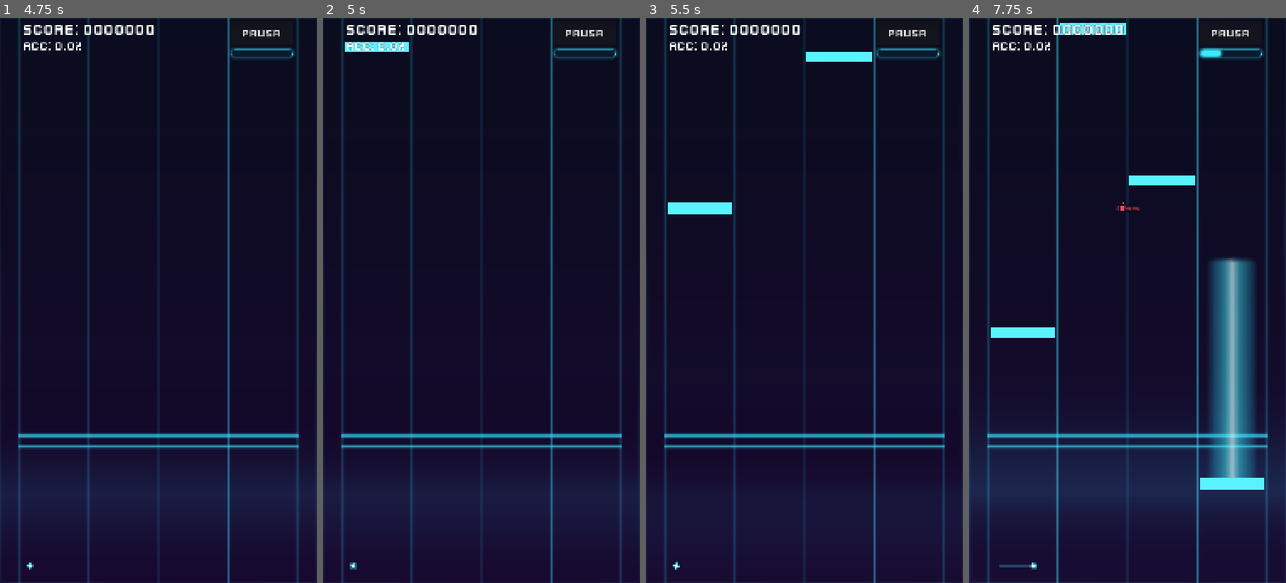
Above: before the commit, frames 1-4 (left to right).
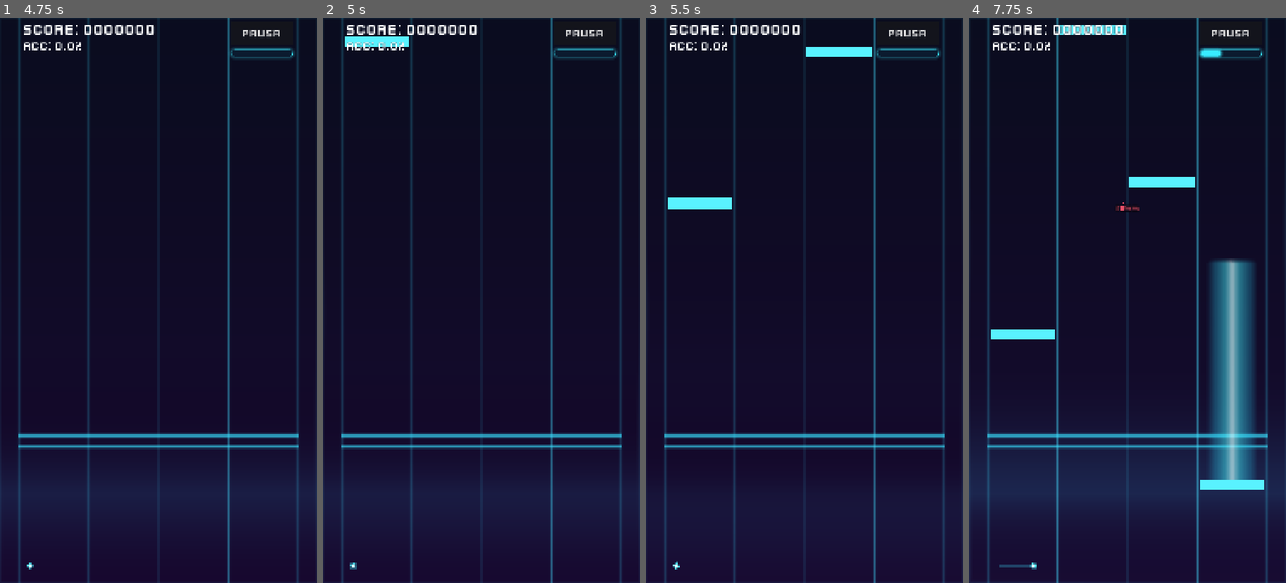
Above: after the commit, the same moments.

Repository: Carrillo524/FeelYourBeats
Game: Godot game, scene res://ui/game_session.tscn
Same seed, same stepped clock (60 frames per second), same inputs: the game is played once before the commit and once after it. This scene is started directly instead of the project's main scene.
Inputs (mouse positions are in pixels of both pictures, inside the frame that each line leads up to):
- Up to frame 1 (4.75 s): click "PAUSA" at 0.5 s; click "REANUDAR" at 1.25 s; tap Enter at 2 s; move the mouse to (228, 272) at 2.02 s; hold D 2.03-2.75 s; tap F at 2.1 s; click (228, 272) at 2.17 s; drag from (95, 328) to (142, 413) at 2.77 s; move the mouse to (190, 176) at 3.52 s; hold D 3.53-4.25 s; tap K at 3.6 s; drag from (142, 413) to (63, 215) at 4.27 s
- Up to frame 2 (5 s): no input
- Up to frame 3 (5.5 s): move the mouse to (899, 385) at 5.02 s; tap J at 5.1 s
- Up to frame 4 (7.75 s): drag from (1032, 215) to (1079, 159) at 5.77 s; move the mouse to (1143, 300) at 6.52 s; tap F at 6.6 s; click (1143, 300) at 6.67 s; drag from (1079, 159) to (1064, 328) at 7.27 s

Frame 1 is identical in both runs. In frame 2, 0.3% of the frame differs, in the area x 6-28%, y 3-6%; in frame 3, 0.7%, in the area x 6-72%, y 5-35%; in frame 4, 0.4%.

Commit message:
fix(audio,gameplay): wire global click SFX to all UI buttons and smooth 120Hz song clock interpolation

Diff:
--- a/core/audio/dsp_clock.gd
+++ b/core/audio/dsp_clock.gd
@@ -9,10 +9,10 @@
 
 const USEC_TO_SEC: float = 0.000001
 const SECONDS_PER_MINUTE: float = 60.0
-const VISUAL_PHASE_LOCK_TOLERANCE_SEC: float = 0.006
-const VISUAL_SOFT_CORRECTION_RATE: float = 8.0
-const VISUAL_HARD_CORRECTION_RATE: float = 20.0
-const VISUAL_SNAP_THRESHOLD_SEC: float = 0.045
+const VISUAL_PHASE_LOCK_TOLERANCE_SEC: float = 0.012
+const VISUAL_SOFT_CORRECTION_RATE: float = 4.5
+const VISUAL_HARD_CORRECTION_RATE: float = 9.0
+const VISUAL_SNAP_THRESHOLD_SEC: float = 0.080
 const MAX_VISUAL_FRAME_DELTA_SEC: float = 0.05
 
 @export var audio_player: AudioStreamPlayer = null
@@ -237,7 +237,8 @@
 		_visual_time_initialized = true
 		return
 
-	var predicted_sec: float = _visual_time_sec + dt
+	var prev_visual_sec: float = _visual_time_sec
+	var predicted_sec: float = prev_visual_sec + dt
 	var phase_error_sec: float = p_target_dsp_time_sec - predicted_sec
 	var abs_error_sec: float = absf(phase_error_sec)
 
@@ -245,10 +246,10 @@
 		_visual_time_sec = p_target_dsp_time_sec
 	elif abs_error_sec <= VISUAL_PHASE_LOCK_TOLERANCE_SEC:
 		var soft_alpha: float = clampf(VISUAL_SOFT_CORRECTION_RATE * dt, 0.0, 1.0)
-		_visual_time_sec = lerpf(predicted_sec, p_target_dsp_time_sec, soft_alpha)
+		_visual_time_sec = maxf(prev_visual_sec, lerpf(predicted_sec, p_target_dsp_time_sec, soft_alpha))
 	else:
 		var pull_alpha: float = clampf(VISUAL_HARD_CORRECTION_RATE * dt, 0.0, 1.0)
-		_visual_time_sec = lerpf(predicted_sec, p_target_dsp_time_sec, pull_alpha)
+		_visual_time_sec = maxf(prev_visual_sec, lerpf(predicted_sec, p_target_dsp_time_sec, pull_alpha))
 
 
 func _ensure_audio_player() -> void:
--- a/gameplay/game_session.gd
+++ b/gameplay/game_session.gd
@@ -7,6 +7,11 @@
 const DEMO_DURATION_SEC: float = 15.0
 const DEMO_SAMPLE_RATE: int = 8000
 const BACK_DEBOUNCE_MSEC: int = 300
+const SMOOTH_CLOCK_DRIFT_CORRECTION_RATE: float = 4.5
+const SMOOTH_CLOCK_HARD_CORRECTION_RATE: float = 9.0
+const SMOOTH_CLOCK_PHASE_TOLERANCE_SEC: float = 0.012
+const SMOOTH_CLOCK_SNAP_THRESHOLD_SEC: float = 0.080
+const SMOOTH_CLOCK_MAX_DELTA_SEC: float = 0.05
 
 static var pending_session_config: Dictionary = {}
 
@@ -41,6 +46,8 @@
 var _last_back_msec: int = -BACK_DEBOUNCE_MSEC
 var _is_app_backgrounded: bool = false
 var _master_was_muted_before_bg: bool = false
+var smooth_song_time: float = 0.0
+var _smooth_song_time_initialized: bool = false
 
 
 static func set_pending_session(p_config: Dictionary) -> void:
@@ -82,6 +89,65 @@
 	if _is_app_backgrounded:
 		AudioServer.set_bus_mute(0, _master_was_muted_before_bg)
 		_is_app_backgrounded = false
+
+
+func _process(p_delta: float) -> void:
+	if dsp_clock == null or not dsp_clock.is_playing():
+		return
+	var target_audio_time: float = _sample_real_audio_clock_sec()
+	step_smooth_song_time_for_test(p_delta, target_audio_time)
+	if lane_field != null:
+		lane_field.set_smooth_visual_time(smooth_song_time)
+
+
+func get_smooth_song_time() -> float:
+	return smooth_song_time
+
+
+func reset_smooth_song_time(p_time_sec: float = 0.0) -> void:
+	smooth_song_time = p_time_sec
+	_smooth_song_time_initialized = true
+	if lane_field != null:
+		lane_field.set_smooth_visual_time(smooth_song_time)
+
+
+func step_smooth_song_time_for_test(p_delta: float, p_target_audio_time_sec: float) -> float:
+	var dt: float = clampf(p_delta, 0.0, SMOOTH_CLOCK_MAX_DELTA_SEC)
+	if not _smooth_song_time_initialized:
+		smooth_song_time = p_target_audio_time_sec
+		_smooth_song_time_initialized = true
+		return smooth_song_time
+
+	var prev_time: float = smooth_song_time
+	var predicted_time: float = prev_time + dt
+	var drift_sec: float = p_target_audio_time_sec - predicted_time
+	var abs_drift_sec: float = absf(drift_sec)
+
+	if abs_drift_sec >= SMOOTH_CLOCK_SNAP_THRESHOLD_SEC:
+		smooth_song_time = p_target_audio_time_sec
+	elif abs_drift_sec <= SMOOTH_CLOCK_PHASE_TOLERANCE_SEC:
+		var soft_alpha: float = clampf(SMOOTH_CLOCK_DRIFT_CORRECTION_RATE * dt, 0.0, 1.0)
+		smooth_song_time = maxf(prev_time, lerpf(predicted_time, p_target_audio_time_sec, soft_alpha))
+	else:
+		var pull_alpha: float = clampf(SMOOTH_CLOCK_HARD_CORRECTION_RATE * dt, 0.0, 1.0)
+		smooth_song_time = maxf(prev_time, lerpf(predicted_time, p_target_audio_time_sec, pull_alpha))
+	return smooth_song_time
+
+
+func _sample_real_audio_clock_sec() -> float:
+	if dsp_clock == null:
+		return smooth_song_time
+	if dsp_clock.audio_player != null and dsp_clock.audio_player.stream != null and dsp_clock.audio_player.playing and not dsp_clock.audio_player.stream_paused:
+		var chart_offset: float = _active_chart.offset_sec if _active_chart != null else 0.0
+		var raw_audio_time: float = (
+			dsp_clock.audio_player.get_playback_position()
+			+ maxf(0.0, AudioServer.get_time_since_last_mix())
+			- AudioServer.get_output_latency()
+			- chart_offset
+			- dsp_clock.user_offset_sec
+		)
+		return maxf(dsp_clock.get_current_dsp_time(), raw_audio_time)
+	return dsp_clock.get_current_dsp_time()
 
 
 func _notification(p_what: int) -> void:
@@ -306,6 +372,7 @@
 
 	if dsp_clock != null:
 		dsp_clock.start()
+		reset_smooth_song_time(dsp_clock.get_current_dsp_time())
 
 	return true
 
--- a/gameplay/lane_field.gd
+++ b/gameplay/lane_field.gd
@@ -104,6 +104,8 @@
 var _lane_width: float = DEFAULT_PLAY_WIDTH / float(DEFAULT_LANE_COUNT)
 var _current_dsp_time_sec: float = 0.0
 var _visual_time_sec: float = 0.0
+var _use_external_smooth_time: bool = false
+var _external_smooth_time_sec: float = 0.0
 var _next_spawn_index: int = 0
 var _free_pool: Array[NoteView] = []
 var _active_views: Array[NoteView] = []
@@ -207,7 +209,7 @@
 	var needs_redraw: bool = false
 
 	if _chart != null and dsp_clock != null and dsp_clock.is_playing():
-		_visual_time_sec = dsp_clock.get_visual_time_sec()
+		_visual_time_sec = _external_smooth_time_sec if _use_external_smooth_time else dsp_clock.get_visual_time_sec()
 		_ensure_pool()
 		_spawn_visible_notes(_visual_time_sec)
 		_update_and_cull_active_views(_visual_time_sec)
@@ -577,9 +579,21 @@
 	_reset_lane_visual_states()
 	_chart = p_chart
 	_next_spawn_index = 0
+	_use_external_smooth_time = false
 	_visual_time_sec = dsp_clock.get_visual_time_sec() if dsp_clock != null else 0.0
+	_external_smooth_time_sec = _visual_time_sec
 	queue_redraw()
 	return true
+
+
+func set_smooth_visual_time(p_smooth_time_sec: float) -> void:
+	_use_external_smooth_time = true
+	_external_smooth_time_sec = p_smooth_time_sec
+	_visual_time_sec = p_smooth_time_sec
+
+
+func get_visual_time_sec() -> float:
+	return _visual_time_sec
 
 
 func apply_safe_layout(p_play_rect: Rect2, p_hud_safe_rect: Rect2) -> void:
--- a/project.godot
+++ b/project.godot
@@ -12,11 +12,16 @@
 
 config/name="FeelYourBeats (FyB)"
 config/version="1.0.4"
+run/main_scene="res://ui/main_menu.tscn"
+run/max_fps=0
 config/auto_accept_quit=false
 config/quit_on_go_back=false
-run/main_scene="res://ui/main_menu.tscn"
 config/features=PackedStringArray("4.7", "Mobile")
 config/icon="uid://b06gsyb3dk40g"
+
+[autoload]
+
+GlobalUiSfx="*res://ui/ui_sfx_player.gd"
 
 [display]
 
@@ -28,6 +33,7 @@
 window/stretch/aspect="keep_width"
 window/handheld/orientation=1
 window/size/edge_to_edge=true
+window/vsync/vsync_mode=1
 
 [rendering]
 
--- a/ui/main_menu.gd
+++ b/ui/main_menu.gd
@@ -588,6 +588,7 @@
 			_active_scroll_touch_index = -1
 			_active_scroll_container = null
 			_touch_scroll_drag_active = false
+		UiSfxPlayer.set_touch_scroll_suppressed(_touch_scroll_drag_active or _suppress_scroll_button_press)
 		return
 
 	if p_event is InputEventScreenDrag:
@@ -614,18 +615,22 @@
 			var vp: Viewport = get_viewport()
 			if vp != null:
 				vp.set_input_as_handled()
+		UiSfxPlayer.set_touch_scroll_suppressed(_touch_scroll_drag_active or _suppress_scroll_button_press)
 		return
 
 	if p_event is InputEventMouseButton:
 		var mb: InputEventMouseButton = p_event as InputEventMouseButton
 		if mb.pressed and mb.button_index == MOUSE_BUTTON_LEFT and _active_scroll_touch_index == -1:
 			_suppress_scroll_button_press = false
+	UiSfxPlayer.set_touch_scroll_suppressed(_touch_scroll_drag_active or _suppress_scroll_button_press)
 
 
 func _consume_suppressed_scroll_press() -> bool:
 	if _touch_scroll_drag_active or _suppress_scroll_button_press:
 		_suppress_scroll_button_press = false
+		UiSfxPlayer.set_touch_scroll_suppressed(_touch_scroll_drag_active)
 		return true
+	UiSfxPlayer.set_touch_scroll_suppressed(false)
 	return false
 
 
@@ -634,8 +639,6 @@
 		return
 	if _consume_suppressed_scroll_press():
 		return
-	if ui_sfx_player != null:
-		ui_sfx_player.play_button_click()
 	open_song_setup_modal(p_entry)
 
 
@@ -2581,8 +2584,6 @@
 
 
 func _on_exit_confirm_quit_pressed() -> void:
-	if ui_sfx_player != null:
-		ui_sfx_player.play_button_click()
 	if menu_bgm_player != null:
 		menu_bgm_player.stop_bgm()
 	if audio_analyzer != null:
@@ -2606,7 +2607,11 @@
 	if menu_bgm_player == null:
 		menu_bgm_player = get_node_or_null("MenuBgmPlayer") as MenuBgmPlayer
 	if ui_sfx_player == null:
-		ui_sfx_player = get_node_or_null("UiSfxPlayer") as UiSfxPlayer
+		var global_sfx: Node = get_node_or_null("/root/GlobalUiSfx")
+		if global_sfx is UiSfxPlayer:
+			ui_sfx_player = global_sfx as UiSfxPlayer
+		else:
+			ui_sfx_player = get_node_or_null("UiSfxPlayer") as UiSfxPlayer
 	if audio_analyzer == null:
 		audio_analyzer = get_node_or_null("AudioAnalyzer") as AudioAnalyzer
 
@@ -2680,13 +2685,13 @@
 		if not tree.is_connected("on_request_permissions_result", _on_android_permissions_result):
 			tree.connect("on_request_permissions_result", _on_android_permissions_result)
 
-	if ui_sfx_player != null and _safe_container != null:
+	if ui_sfx_player != null:
 		var excluded: Array[BaseButton] = []
 		if _play_button != null:
+			UiSfxPlayer.mark_button_excluded(_play_button)
 			excluded.append(_play_button)
-		if _exit_confirm_button != null:
-			excluded.append(_exit_confirm_button)
-		ui_sfx_player.bind_buttons_in_tree(_safe_container, excluded)
+		ui_sfx_player.enable_global_button_wiring()
+		ui_sfx_player.bind_buttons_in_tree(self, excluded)
 
 
 func _sync_live_audio_monitoring() -> void:
--- a/ui/safe_hud.gd
+++ b/ui/safe_hud.gd
@@ -996,9 +996,13 @@
 		return
 
 	if ui_sfx_player == null:
-		ui_sfx_player = UiSfxPlayer.new()
-		ui_sfx_player.name = "HudUiSfxPlayer"
-		add_child(ui_sfx_player)
+		var global_sfx: Node = get_node_or_null("/root/GlobalUiSfx")
+		if global_sfx is UiSfxPlayer:
+			ui_sfx_player = global_sfx as UiSfxPlayer
+		else:
+			ui_sfx_player = UiSfxPlayer.new()
+			ui_sfx_player.name = "HudUiSfxPlayer"
+			add_child(ui_sfx_player)
 
 	_safe_container = Control.new()
 	_safe_container.name = "SafeAreaContainer"
@@ -1282,7 +1286,8 @@
 	_results_menu_button.pressed.connect(request_main_menu)
 	_results_vbox.add_child(_results_menu_button)
 
-	ui_sfx_player.bind_buttons_in_tree(_safe_container)
+	ui_sfx_player.enable_global_button_wiring()
+	ui_sfx_player.bind_buttons_in_tree(self)
 	_refresh_labels()
 	_apply_banner_visual_transform()
 
--- a/ui/ui_sfx_player.gd
+++ b/ui/ui_sfx_player.gd
@@ -9,18 +9,63 @@
 const DEFAULT_AUDIO_BUS: StringName = &"Master"
 const DEFAULT_VOLUME_DB: float = 0.0
 const DEFAULT_TRANSITION_DURATION_SEC: float = 2.5
+const META_CLICK_WIRED: StringName = &"ui_click_wired"
+const META_CLICK_EXCLUDED: StringName = &"ui_click_excluded"
+
+static var _touch_scroll_suppressed: bool = false
 
 @export var sfx_dir_path: String = DEFAULT_SFX_DIR
+@export var auto_wire_scene_tree: bool = false
 
 var _click_player: AudioStreamPlayer = null
 var _cassette_player: AudioStreamPlayer = null
 var _button_click_stream: AudioStream = null
 var _cassette_insert_stream: AudioStream = null
+var _global_wiring_active: bool = false
+var _click_play_count: int = 0
+
+
+static func set_touch_scroll_suppressed(p_suppressed: bool) -> void:
+	_touch_scroll_suppressed = p_suppressed
+
+
+static func is_touch_scroll_suppressed() -> bool:
+	return _touch_scroll_suppressed
+
+
+static func mark_button_excluded(p_button: BaseButton) -> void:
+	if p_button == null:
+		return
+	p_button.set_meta(META_CLICK_EXCLUDED, true)
 
 
 func _ready() -> void:
 	_ensure_players()
 	reload_sfx()
+	var tree: SceneTree = get_tree()
+	var is_autoload_root_child: bool = tree != null and get_parent() == tree.root and name == &"GlobalUiSfx"
+	if auto_wire_scene_tree or is_autoload_root_child:
+		enable_global_button_wiring()
+
+
+func _exit_tree() -> void:
+	if _global_wiring_active:
+		var tree: SceneTree = get_tree()
+		if tree != null and tree.node_added.is_connected(_on_tree_node_added):
+			tree.node_added.disconnect(_on_tree_node_added)
+		_global_wiring_active = false
+
+
+func enable_global_button_wiring() -> void:
+	var tree: SceneTree = get_tree()
+	if tree == null:
+		return
+	if not _global_wiring_active:
+		_global_wiring_active = true
+		if not tree.node_added.is_connected(_on_tree_node_added):
+			tree.node_added.connect(_on_tree_node_added)
+	if tree.root != null:
+		bind_buttons_in_tree(tree.root)
 
 
 func reload_sfx() -> void:
@@ -35,7 +80,11 @@
 
 func play_button_click() -> void:
 	_ensure_players()
+	_click_play_count += 1
 	if _button_click_stream == null or _click_player == null:
+		return
+	var bus_idx: int = AudioServer.get_bus_index(DEFAULT_AUDIO_BUS)
+	if bus_idx >= 0 and AudioServer.is_bus_mute(bus_idx):
 		return
 	_click_player.bus = DEFAULT_AUDIO_BUS
 	_click_player.volume_db = DEFAULT_VOLUME_DB
@@ -43,6 +92,14 @@
 	_click_player.play()
 
 
+func get_click_play_count() -> int:
+	return _click_play_count
+
+
+func reset_click_play_count() -> void:
+	_click_play_count = 0
+
+
 func play_cassette_insert() -> void:
 	_ensure_players()
 	if _cassette_insert_stream == null or _cassette_player == null:
@@ -56,8 +113,14 @@
 func bind_button(p_button: BaseButton) -> void:
 	if p_button == null:
 		return
-	if not p_button.pressed.is_connected(play_button_click):
-		p_button.pressed.connect(play_button_click)
+	if p_button.has_meta(META_CLICK_EXCLUDED) and bool(p_button.get_meta(META_CLICK_EXCLUDED)):
+		return
+	if p_button.has_meta(META_CLICK_WIRED) and bool(p_button.get_meta(META_CLICK_WIRED)):
+		return
+	p_button.set_meta(META_CLICK_WIRED, true)
+	var cb: Callable = _on_wired_button_pressed.bind(p_button)
+	if not p_button.pressed.is_connected(cb):
+		p_button.pressed.connect(cb)
 
 
 func bind_buttons_in_tree(p_root: Node, p_excluded_buttons: Array[BaseButton] = []) -> void:
@@ -66,13 +129,39 @@
 
 	if p_root is BaseButton:
 		var btn: BaseButton = p_root as BaseButton
-		if not p_excluded_buttons.has(btn):
+		if p_excluded_buttons.has(btn):
+			mark_button_excluded(btn)
+		else:
 			bind_button(btn)
 
 	var children: Array[Node] = p_root.get_children()
 	var child_count: int = children.size()
 	for i: int in range(child_count):
 		bind_buttons_in_tree(children[i], p_excluded_buttons)
+
+
+func _on_tree_node_added(p_node: Node) -> void:
+	if p_node is BaseButton:
+		bind_button(p_node as BaseButton)
+
+
+func _on_wired_button_pressed(p_button: BaseButton) -> void:
+	if not is_instance_valid(p_button):
+		return
+	if p_button.has_meta(META_CLICK_EXCLUDED) and bool(p_button.get_meta(META_CLICK_EXCLUDED)):
+		return
+	if _touch_scroll_suppressed and _is_inside_scroll_container(p_button):
+		return
+	play_button_click()
+
+
+func _is_inside_scroll_container(p_node: Node) -> bool:
+	var cur: Node = p_node.get_parent()
+	while cur != null:
+		if cur is ScrollContainer:
+			return true
+		cur = cur.get_parent()
+	return false
 
 
 func has_button_click() -> bool:
